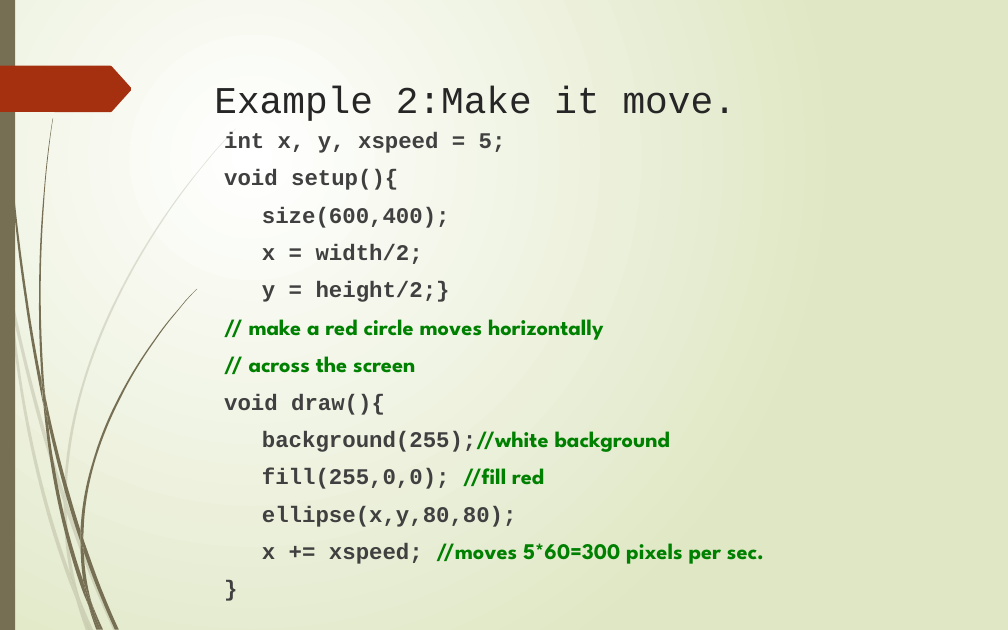
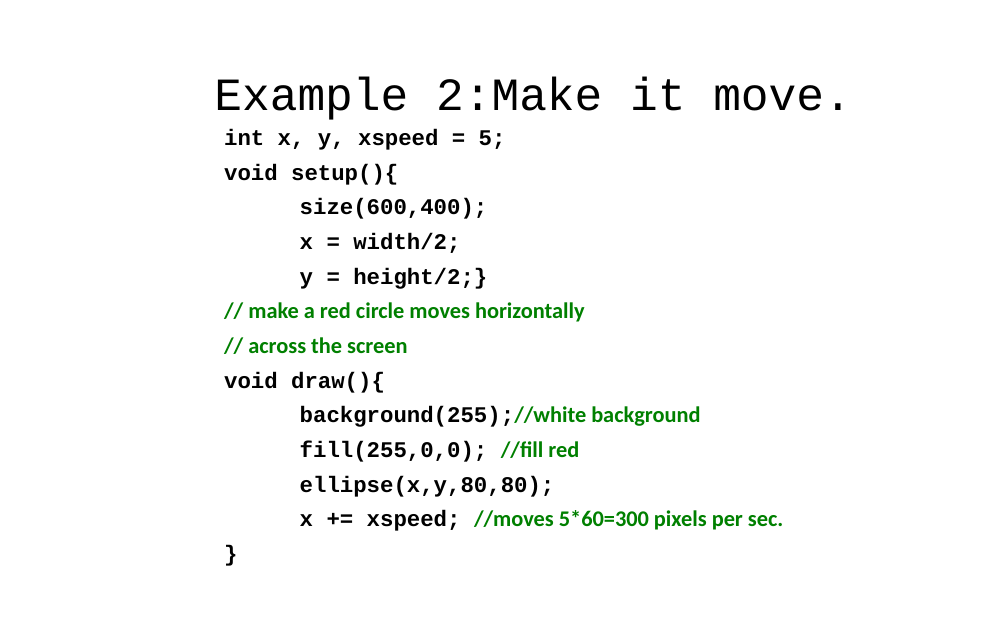
Before and after one commit to LongBaoNguyen/longbaonguyen.github.io, a slide deck: slide 18 of courses/apcsa/processing/processing1.pptx. Drawn at 1008x630 pixels with LibreOffice and Linux fonts; fonts in the diff are those of the drawing. Boxes give left, top, right and bottom in pixels: in the first picture for what was removed or moved away, otherwise in the second. Text is boxed around its words. In the diff, an @@ line names an element or a change of style, - is before the commit and + after.

```diff
--- a/courses/apcsa/processing/processing1.pptx
+++ b/courses/apcsa/processing/processing1.pptx
@@ background gradient #FFFFFF to #DFE8C4 to #FFFFFF @@
@@ rectangle removed at [0, 0, 15, 630] @@
@@ title "Example 2:Make it move." at [214, 78, 852, 120]: size 27 to 33 pt, text colour #262626 to #000000; line spacing 1 to 0.9 @@
@@ freeform shape removed at [0, 66, 131, 112] @@
@@ text "int x, y, xspeed = ..." at [224, 129, 783, 531]: text colour #404040 to #000000 in "int x, y, xspeed = 5;", "void setup(){", "size(600,400);", "x = width/2;" and 7 more places; font League Spartan to Calibri in "// make a red circle moves horizontally", "// across the screen", "background(255);//white background", "//fill red" and 1 more places; line spacing 1 to 0.9 @@
@@ group removed at [0, 128, 236, 630]: 10 freeform shapes @@
@@ group removed at [2, 0, 198, 630]: 12 freeform shapes @@
```
Also in this commit, not shown: 31 other slides changed, 7 other files.
